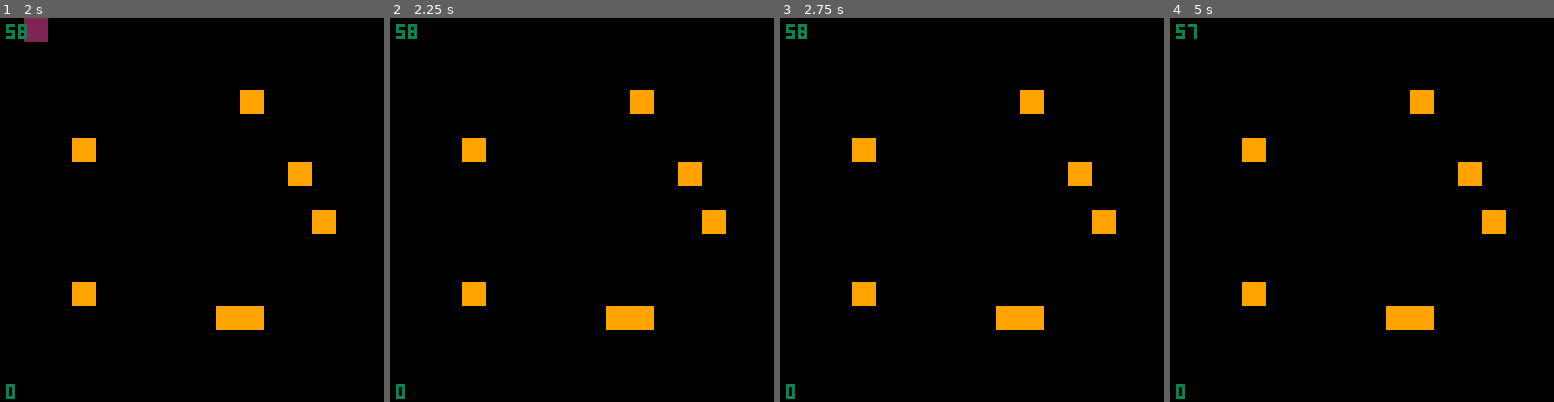
Above: before the commit, frames 1-4 (left to right).
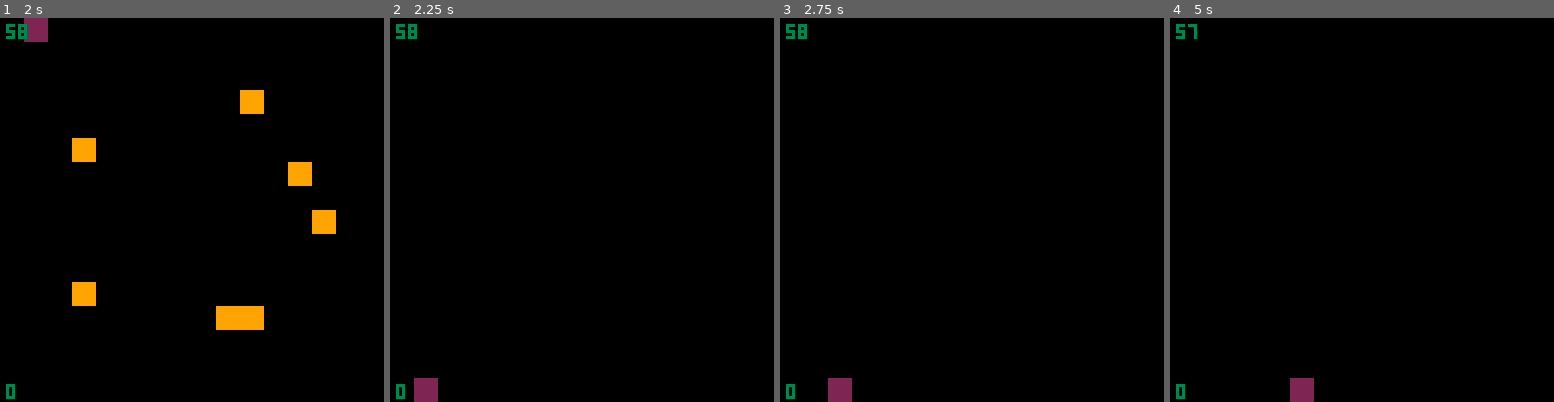
Above: after the commit, the same moments.

Repository: Loremus299/Mini-Jam-221
Game: PICO-8 cartridge index.p8
Same seed, same stepped clock (60 frames per second), same inputs: the game is played once before the commit and once after it.
Inputs:
- Up to frame 1 (2 s): tap X (X key) at 0.33, 1.07, 1.85 s; tap O (Z key) at 0.7, 1.7 s; hold Right from 1.6 s (still down)
- Up to frame 2 (2.25 s): release Right at 2.1 s; tap O (Z key) at 2.1 s; hold Up from 2.15 s (still down)
- Up to frame 3 (2.75 s): release Up at 2.42 s; hold Right from 2.47 s (still down); tap O (Z key) at 2.5 s
- Up to frame 4 (5 s): tap O (Z key) every 0.4 s from 2.9 to 4.9 s; tap X (X key) at 2.97, 4.08 s; release Right at 3.03 s; hold Left 3.08-3.58 s; hold Down 3.63-3.97 s; hold Right 4.02-4.68 s; hold Up from 4.73 s (still down)

Frame 1 is identical in both runs. In frame 2, 3.1% of the frame differs, in the area x 6-88%, y 18-100%; in frame 3, 3.1%; in frame 4, 3.1%.

Commit message:
open movement

Diff:
--- a/index.p8
+++ b/index.p8
@@ -94,8 +94,8 @@
 	end
 end
 
-function collectCoin(o)
-	mset(o.x / 8, o.y / 8, 0)
+function collectCoin(o, sd)
+	mset(flr(o.x / 8) + (sd.mapX * 16), flr(o.y / 8) + (sd.mapY * 16), 0)
 	glb.score += 1
 end
 -->8
@@ -104,17 +104,37 @@
 
 function s0update()
 	glb.time -= 1
-
 	movement(plr)
 
+	if plr.x >= ((sd.mapX + 1)) * 128 then
+		sd.mapX += 1
+		plr.x -= 128
+	end
+
+	if plr.x < 0 then
+		sd.mapX -= 1
+		plr.x = 120
+	end
+
+
+	if plr.y >= ((sd.mapY + 1)) * 128 then
+		sd.mapY += 1
+		plr.y -= 128
+	end
+
+	if plr.y < 0 then
+		sd.mapY -= 1
+		plr.y = 120
+	end
+
 	if collide(plr, sd, 1) then
-		collectCoin(plr)
+		collectCoin(plr, sd)
 	end
 end
 
 function s0draw()
 	cls()
-	map(sd.mapX, sd.mapY)
+	map(sd.mapX * 16, sd.mapY * 16)
 	spr(plr.spr, plr.x, plr.y, plr.w, plr.h, plr.fx, plr.fy)
 	print(glb.score, 2, 122, 3)
 	print(flr(glb.time / 60), 2, 2, 3)
